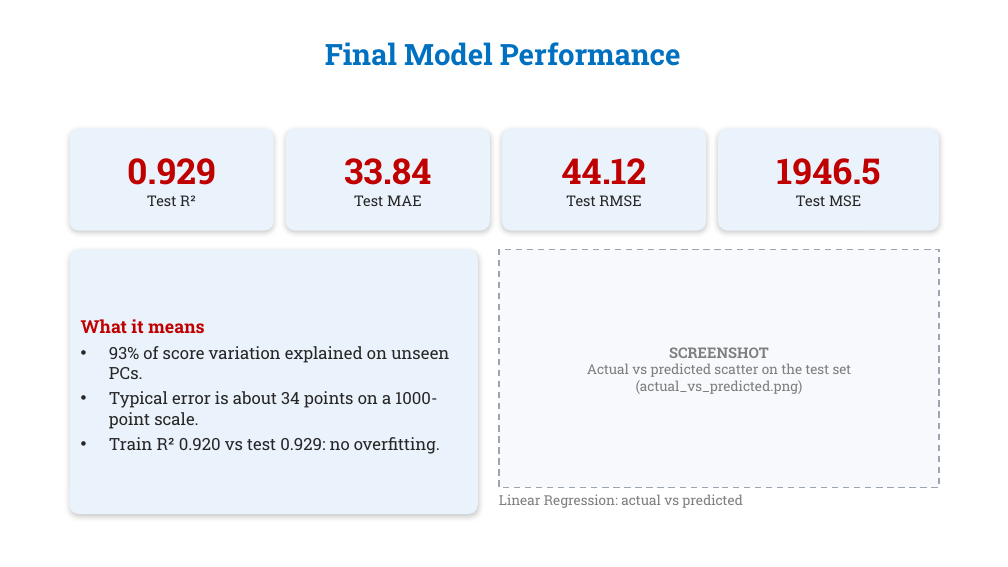
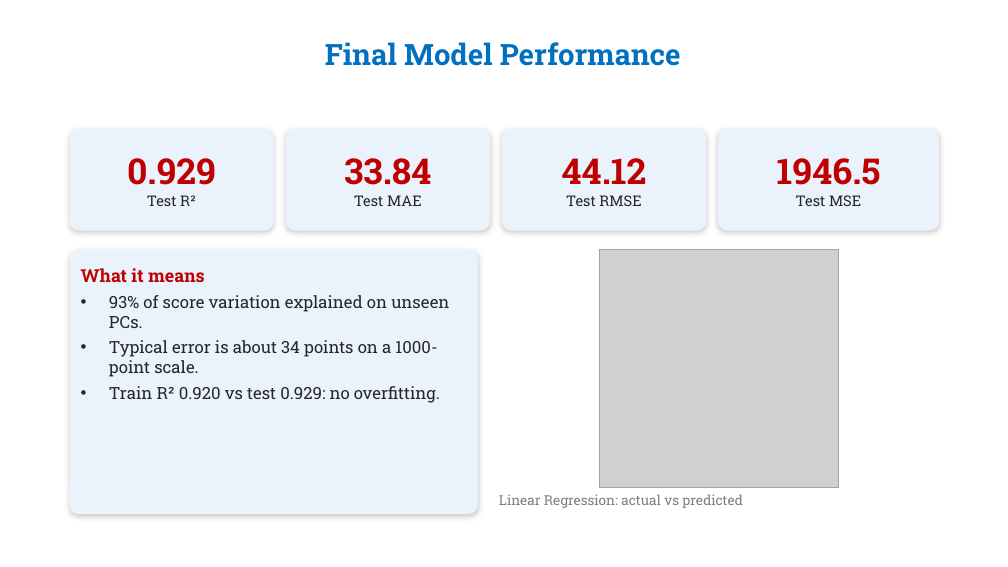
Before and after one commit to Sashankdeva/PC_Performance_Predictor, a slide deck: slide 18 of PC_Performance_Predictor_ML_Review.pptx. Drawn at 1008x567 pixels with LibreOffice and Linux fonts; fonts in the diff are those of the drawing; grey boxes stand for pictures; background and template pictures are left out. Boxes give left, top, right and bottom in pixels: in the first picture for what was removed or moved away, otherwise in the second. Text is boxed around its words. In the diff, an @@ line names an element or a change of style, - is before the commit and + after.

Commit message:
Update project files and models

```diff
--- a/PC_Performance_Predictor_ML_Review.pptx
+++ b/PC_Performance_Predictor_ML_Review.pptx
@@ rounded rectangle "What it means" at bbox=[70, 250, 478, 514]: vertical alignment middle to top @@
@@ rectangle removed at bbox=[499, 250, 939, 488] @@
-SCREENSHOT
-Actual vs predicted scatter on the test set (actual_vs_predicted.png)
@@ picture added at bbox=[600, 250, 838, 488] @@
@@ rectangle added at bbox=[600, 250, 838, 488], outline #9AA5B1 0.75 pt @@
```
Also in this commit, not shown: 22 other slides changed, 1 slide added, 4 other files.
